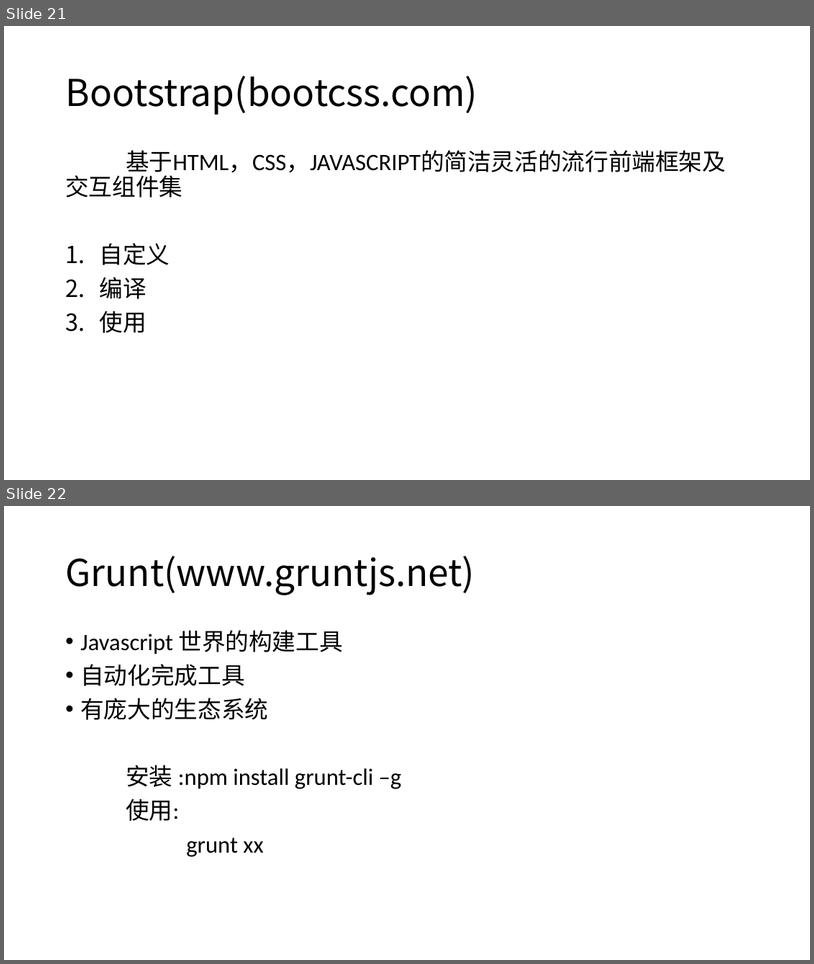
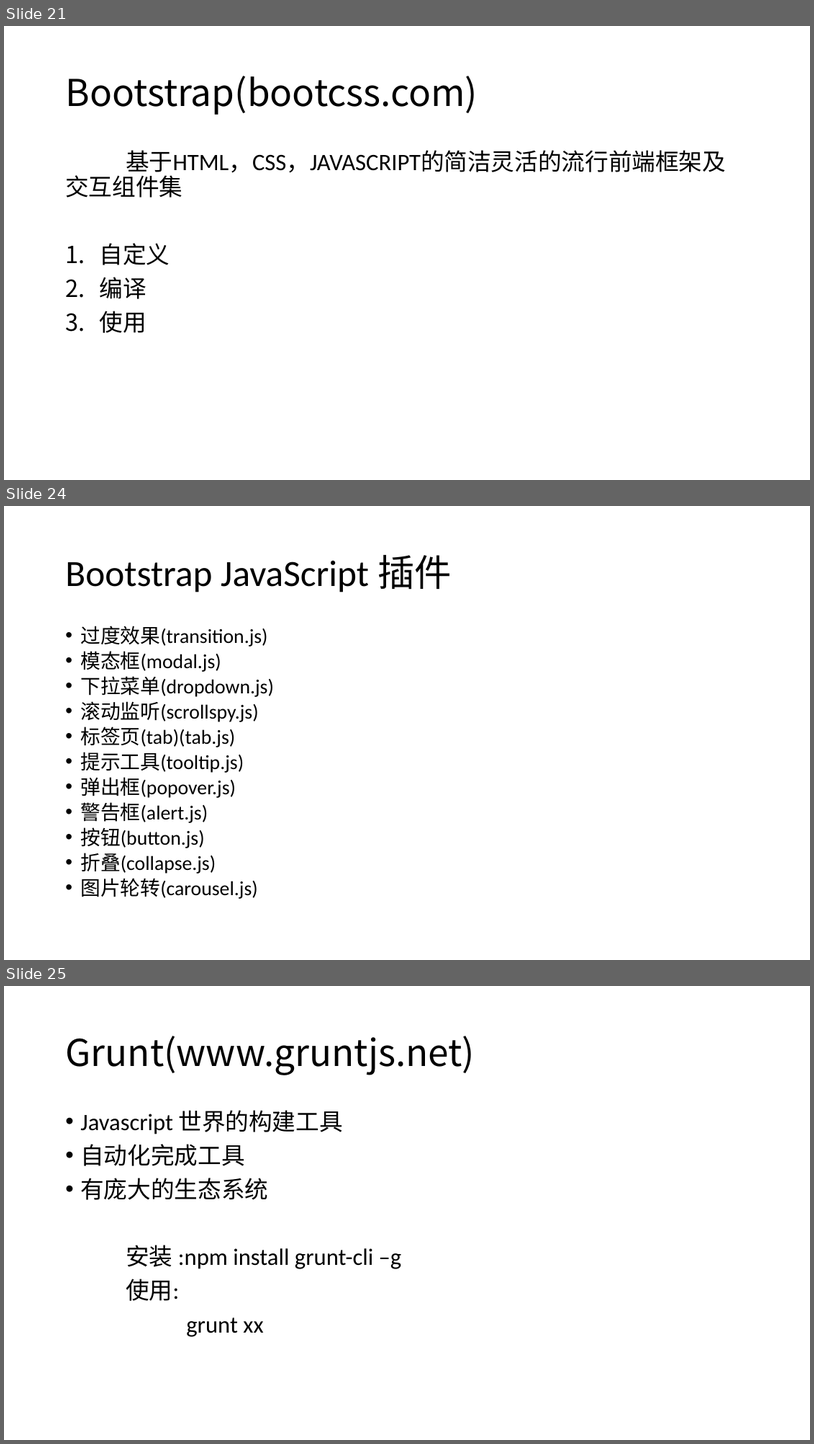
Before and after one commit to liuxm6/demos, a slide deck: WEB培训.pptx. Shown one above the other, each under a label of ours: slides 21 and 22 before the commit, slides 21, 24 and 25 after it; the slides between them are not shown. The pictures are 814x964 and 814x1444 pixels, drawn with LibreOffice and Linux fonts; fonts in the diff are those of the drawing. Boxes give left, top, right and bottom in pixels: in the first picture for what was removed or moved away, otherwise in the second. Text is boxed around its words. In the diff, an @@ line names an element or a change of style, - is before the commit and + after.

Commit message:
update

```diff
--- a/WEB培训.pptx
+++ b/WEB培训.pptx
@@ slide 24 added at (4,506,810,960), background #FFFFFF @@
@@ title added at (65,555,452,592), 44 pt, text #000000 @@
+Bootstrap JavaScript 插件
@@ text added at (80,626,274,898), 23.8 pt, text #000000 @@
+• 过度效果(transition.js)
+• 模态框(modal.js)
+• 下拉菜单(dropdown.js)
+• 滚动监听(scrollspy.js)
+• 标签页(tab)(tab.js)
+• 提示工具(tooltip.js)
+• 弹出框(popover.js)
+• 警告框(alert.js)
+• 按钮(button.js)
+• 折叠(collapse.js)
+• 图片轮转(carousel.js)
@@ what was slide 22 is now slide 25 @@
```
Also in this commit, not shown: 2 other slides added.
